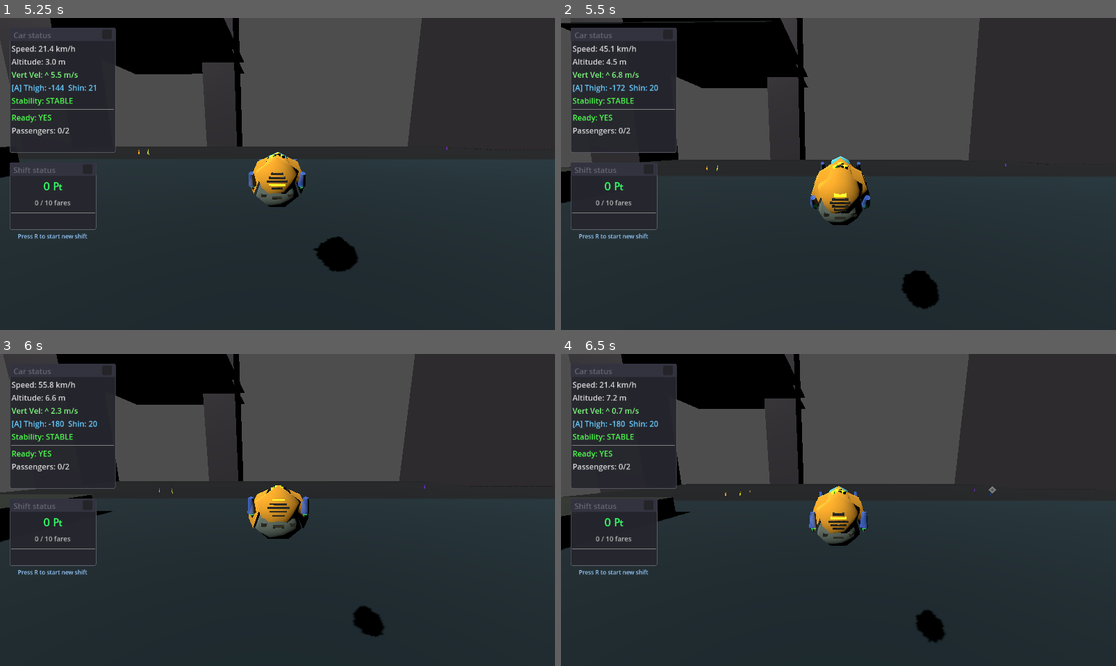
Above: before the commit, frames 1-4 (two rows, left to right).
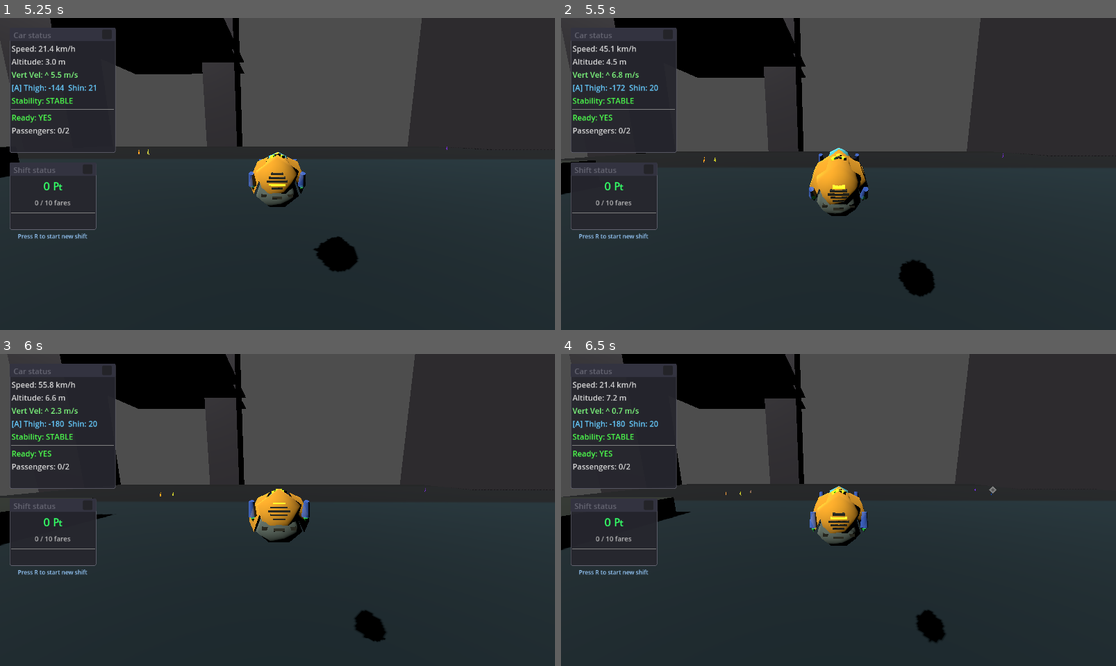
Above: after the commit, the same moments.

Repository: TaxiService/fcar
Game: Godot game, scene res://main.tscn
Two runs of this game, one before a commit and one after it. Both use one fixed random seed, a clock stepped at 60 frames per second and the inputs below. The engine's default icon, where the game draws it, is replaced by a stand-in: a white triangle on a blue panel in a dark square.
Inputs (mouse positions are in pixels of both pictures, inside the frame that each line leads up to):
- Up to frame 1 (5.25 s): tap R (toggle_ready_for_fares) at 0.5, 1.25, 2, 2.75, 3.5, 3.6, 4.25 s; drag from (61, 89) to (333, 105) at 0.52 s; drag from (55, 195) to (249, 236) at 1.27 s; move the mouse to (333, 105) at 2.02 s; hold D (strafe_right) 2.03-2.75 s; tap V (toggle_auto_hover) at 2.1 s; drag from (249, 236) to (111, 127) at 2.77 s; move the mouse to (444, 220) at 3.52 s; hold A (strafe_left) 3.53-4.25 s; tap Space (jump) at 3.77 s; drag from (111, 127) to (194, 96) at 4.27 s; move the mouse to (305, 174) at 5.02 s; hold S (backward) from 5.03 s (still down); hold Shift from 5.03 s (still down); click (305, 174) at 5.17 s
- Up to frame 2 (5.5 s): keep holding S (backward); keep holding Shift
- Up to frame 3 (6 s): release S (backward) at 5.75 s; release Shift at 5.75 s; drag from (194, 432) to (166, 525) at 5.77 s
- Up to frame 4 (6.5 s): no input

Frame 1 is identical in both runs. In frame 2, 5.0% of the frame differs, in the area x 0-99%, y 0-94%; in frame 3, 2.2%; in frame 4, 0.3%.

Commit message:
Smooth velocity look-ahead, increase auto-return time to 3s
- Look-ahead now smoothly interpolates instead of snapping
- Added velocity_look_smoothing parameter (default 3.0)
- Increased velocity_consistency_time from 1s to 3s for auto-return

Co-Authored-By: Claude Opus 4.5 <noreply@anthropic.com>

Diff:
--- a/Camera3D.gd
+++ b/Camera3D.gd
@@ -25,7 +25,7 @@
 @export var use_velocity_based_reset: bool = true  # If true, reset when moving fast; if false, reset after delay
 @export var auto_return_delay: float = 2.0  # (Time-based) Seconds of no mouse input before auto-return
 @export var velocity_reset_threshold: float = 15.0  # (Velocity-based) Min speed to trigger reset
-@export var velocity_consistency_time: float = 1.0  # (Velocity-based) How long to move consistently before reset
+@export var velocity_consistency_time: float = 3.0  # (Velocity-based) How long to move consistently before reset
 @export var direction_consistency_threshold: float = 0.9  # (Velocity-based) Dot product for "same direction" (~25 deg)
 
 # Click vs hold detection
@@ -37,6 +37,7 @@
 @export var velocity_look_ahead: float = 0.5  # How much to look towards velocity (0 = at car, 1 = full velocity direction)
 @export var velocity_look_ahead_distance: float = 20.0  # Max distance to offset look target
 @export var velocity_look_min_speed: float = 10.0  # Min speed before look-ahead kicks in
+@export var velocity_look_smoothing: float = 3.0  # How smoothly the look-ahead transitions
 
 # Internal state
 var camera_yaw: float = 0.0  # Current camera yaw angle (radians)
@@ -49,6 +50,7 @@
 var right_click_start_time: float = 0.0  # When right-click was pressed
 var right_click_mouse_moved: bool = false  # Whether mouse moved during right-click
 var manual_reset_active: bool = false  # Whether we're smoothly resetting from a right-click
+var current_look_offset: Vector3 = Vector3.ZERO  # Smoothed velocity look-ahead offset
 
 func _ready():
 	# Start with mouse visible - only capture when right-click is held
@@ -236,7 +238,7 @@
 		global_position = global_position.lerp(base_camera_position, position_lerp_speed * delta)
 
 	# Calculate look-at target with velocity look-ahead
-	var look_target = target.global_position
+	var target_look_offset = Vector3.ZERO
 
 	if velocity_look_ahead > 0:
 		var velocity = target.linear_velocity if "linear_velocity" in target else Vector3.ZERO
@@ -245,8 +247,11 @@
 		if speed > velocity_look_min_speed:
 			# Scale look-ahead by speed (faster = more look-ahead)
 			var speed_factor = clamp((speed - velocity_look_min_speed) / 50.0, 0.0, 1.0)
-			var look_offset = velocity.normalized() * velocity_look_ahead_distance * speed_factor * velocity_look_ahead
-			look_target = target.global_position + look_offset
+			target_look_offset = velocity.normalized() * velocity_look_ahead_distance * speed_factor * velocity_look_ahead
+
+	# Smoothly interpolate the look offset
+	current_look_offset = current_look_offset.lerp(target_look_offset, velocity_look_smoothing * delta)
+	var look_target = target.global_position + current_look_offset
 
 	# Calculate final camera orientation
 	var direction_to_target = (look_target - global_position).normalized()
